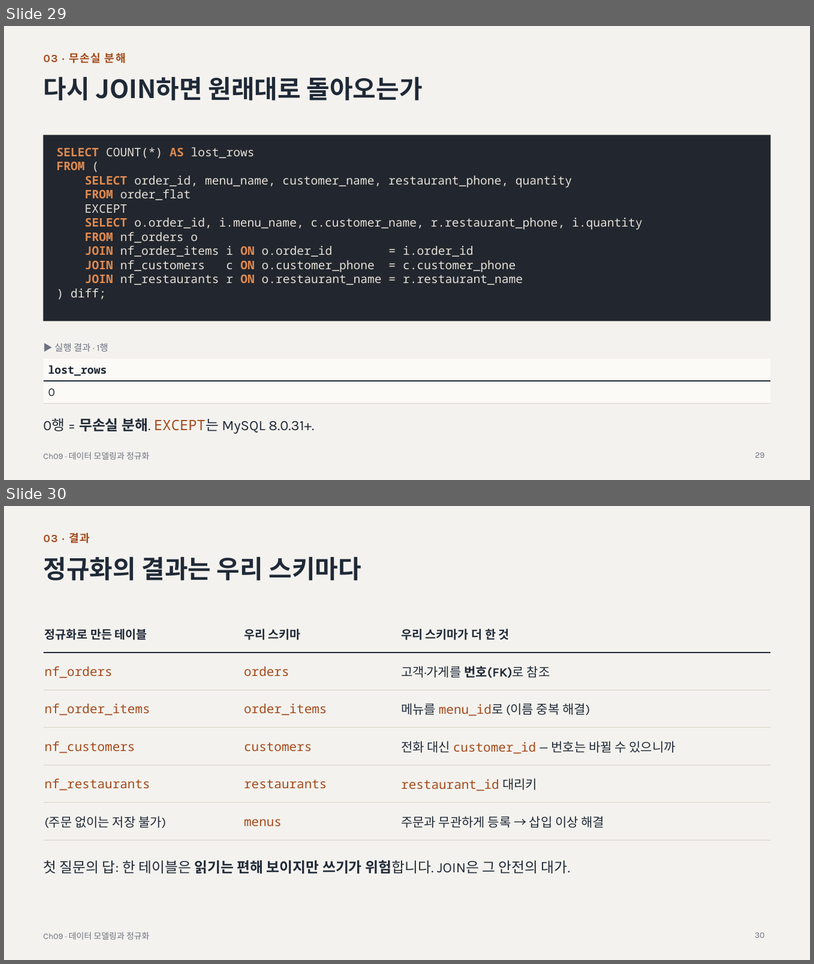
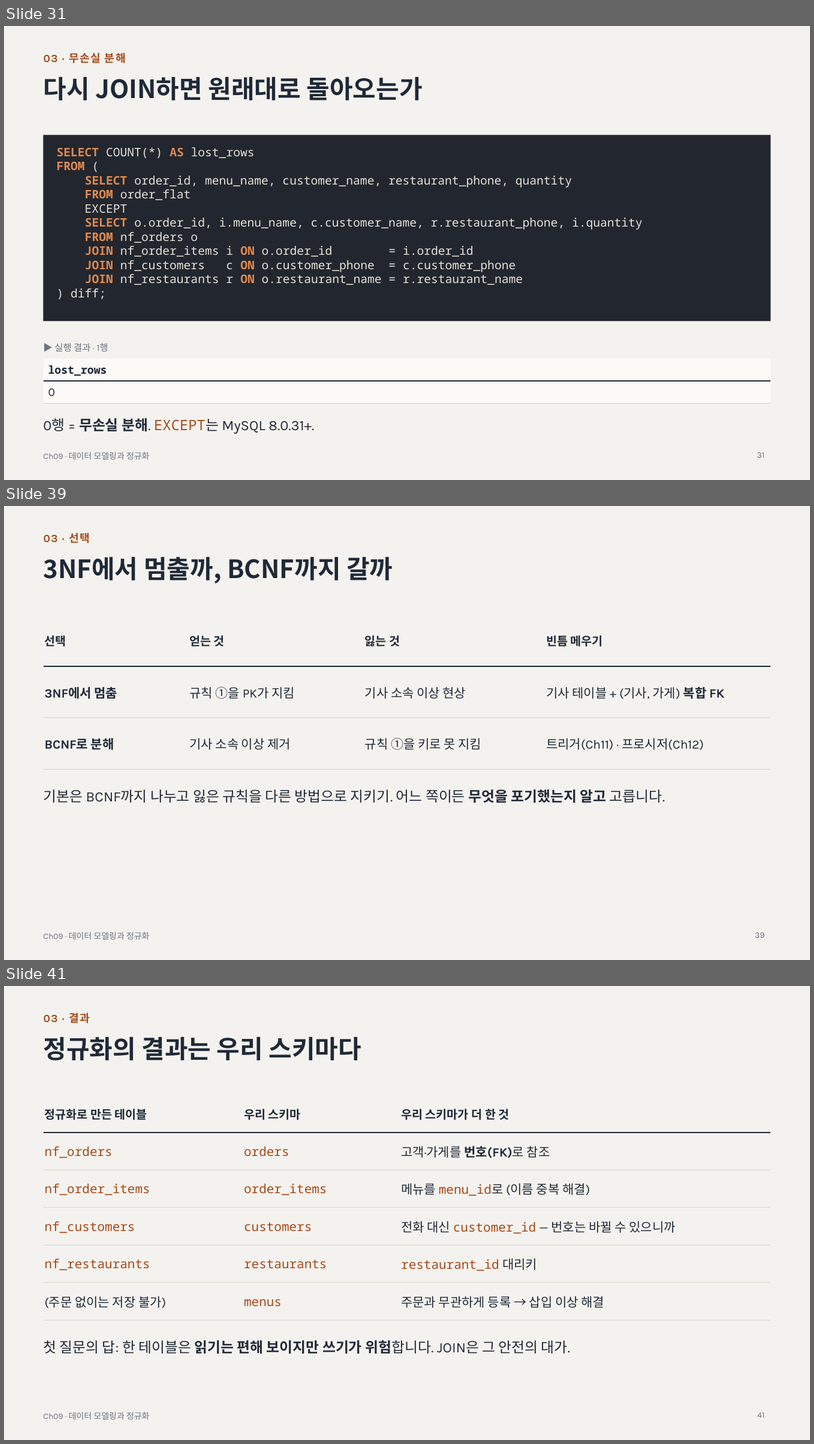
Before and after one commit to minjae0529-blip/DB-STUDY, a slide deck: chapters/ch09-modeling-normalization/ch09-slides.pptx. Shown one above the other, each under a label of ours: slides 29 and 30 before the commit, slides 31, 39 and 41 after it; the slides between them are not shown. The pictures are 814x964 and 814x1444 pixels, drawn with LibreOffice and Linux fonts; fonts in the diff are those of the drawing. Boxes give left, top, right and bottom in pixels: in the first picture for what was removed or moved away, otherwise in the second. Text is boxed around its words. In the diff, an @@ line names an element or a change of style, - is before the commit and + after.

```diff
--- a/chapters/ch09-modeling-normalization/ch09-slides.pptx
+++ b/chapters/ch09-modeling-normalization/ch09-slides.pptx
@@ slide 39 added at [4,506,810,960], background #F4F2EE; not listed: 1 template element that a slide beside it also shows @@
@@ text added at [44,532,90,543], 13 pt, text #A44A1B, bold @@
+03 · 선택
@@ title added at [44,556,393,583], 30 pt, text #1F2937, bold @@
+3NF에서 멈출까, BCNF까지 갈까
@@ table added at [44,615,771,752], 3 rows, 4 columns @@
+선택 | 얻는 것 | 잃는 것 | 빈틈 메우기
+3NF에서 멈춤 | 규칙 ①을 PK가 지킴 | 기사 소속 이상 현상 | 기사 테이블 + (기사, 가게) 복합 FK
+BCNF로 분해 | 기사 소속 이상 제거 | 규칙 ①을 키로 못 지킴 | 트리거(Ch11) · 프로시저(Ch12)
@@ text added at [43,789,665,802], 17 pt, text #1F2937 @@
+기본은 BCNF까지 나누고 잃은 규칙을 다른 방법으로 지키기. 어느 쪽이든 무엇을 포기했는지 알고 고릅니다.
@@ page number added at [755,932,765,937], 10 pt, text #6B7280 @@
+39
@@ what was slide 29 is now slide 31 @@
@@ page number at [758,452,765,457]: text changed @@
-29
+31
@@ what was slide 30 is now slide 41 @@
@@ page number at [758,1412,765,1417]: text changed @@
-30
+41
```
Also in this commit, not shown: 4 slides changed, 10 other slides added, 11 other files.
